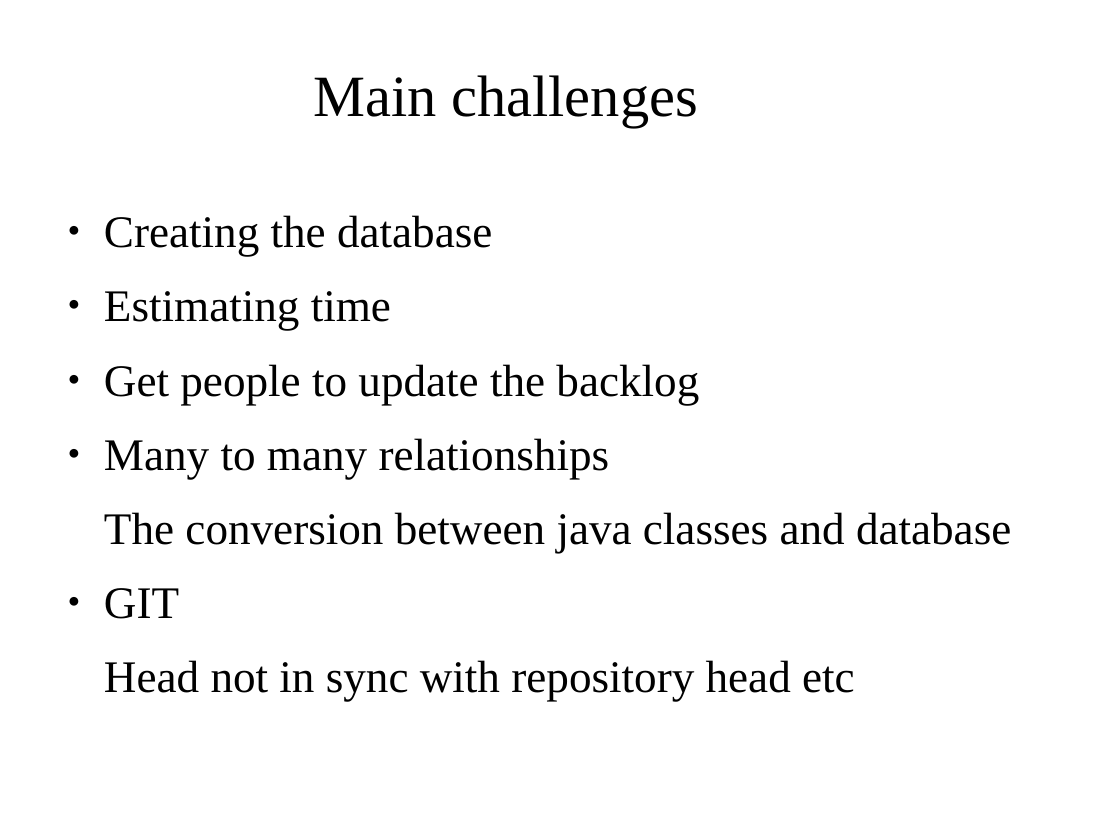
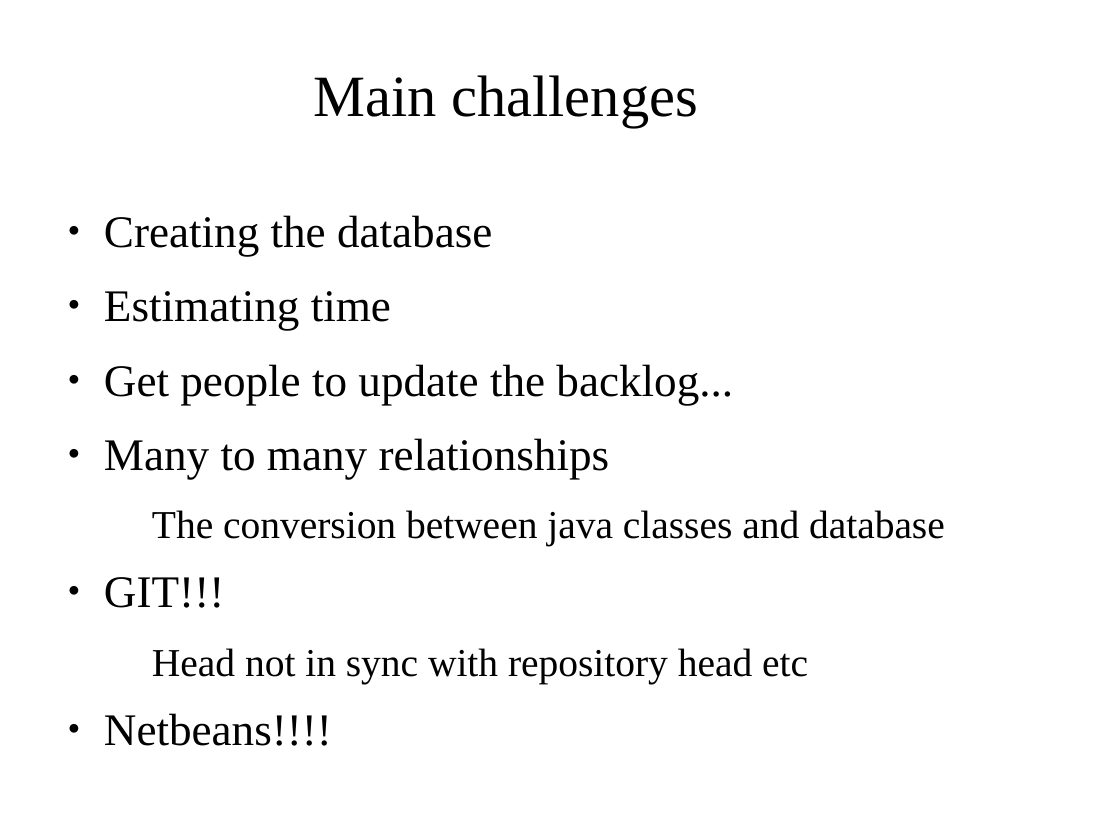
Before and after one commit to kelto/software-project, a slide deck: slide 14 of Presentation/Presentation.odp. Drawn at 1120x840 pixels with LibreOffice and Linux fonts; fonts in the diff are those of the drawing; background and template pictures are left out. Boxes give left, top, right and bottom in pixels: in the first picture for what was removed or moved away, otherwise in the second. Text is boxed around its words. In the diff, an @@ line names an element or a change of style, - is before the commit and + after.

```diff
--- a/Presentation/Presentation.odp
+++ b/Presentation/Presentation.odp
@@ text at (104, 215, 945, 684): paragraph added @@
+● Netbeans!!!!
@@ text at (104, 364, 733, 405): text changed @@
-● Get people to update the backlog
+● Get people to update the backlog...
@@ text at (152, 510, 945, 684): size 32 to 28 pt in "The conversion between java classes and database", "Head not in sync with repository head ..."; list level 1 to 2 in "The conversion between java classes ..."; list level 1 to 2 in "Head not in sync with ..." @@
@@ text at (104, 577, 224, 608): text changed @@
-● GIT
+● GIT!!!
```
Also in this commit, not shown: 2 other slides changed, 1 slide added, 1 slide removed, 4 other files.
